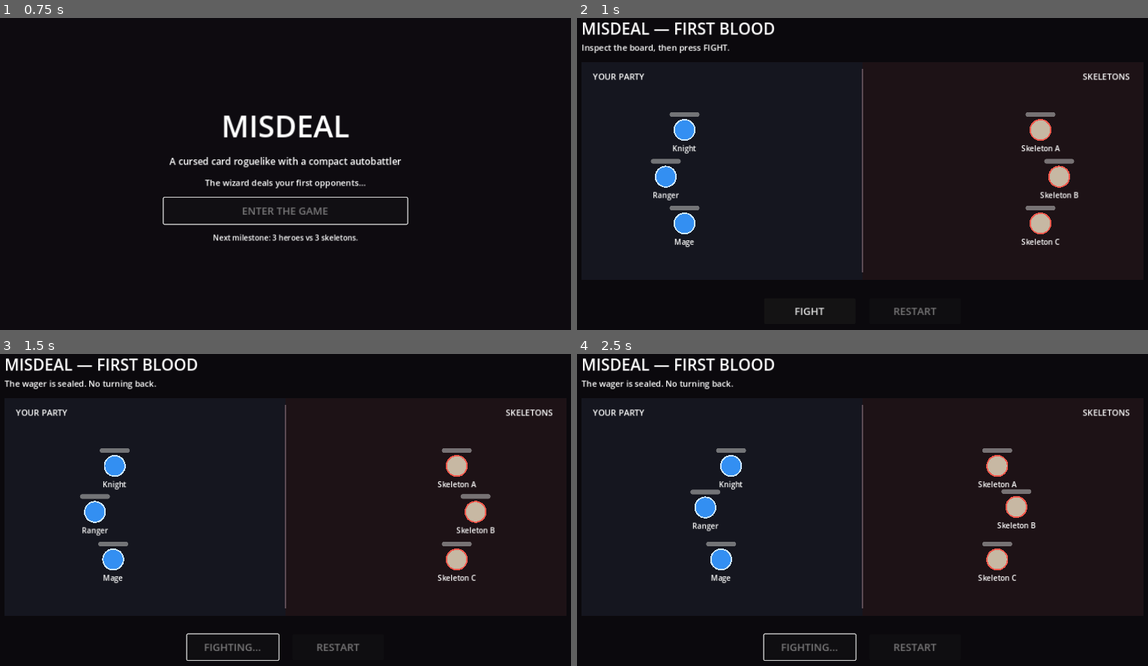
Above: before the commit, frames 1-4 (two rows, left to right).
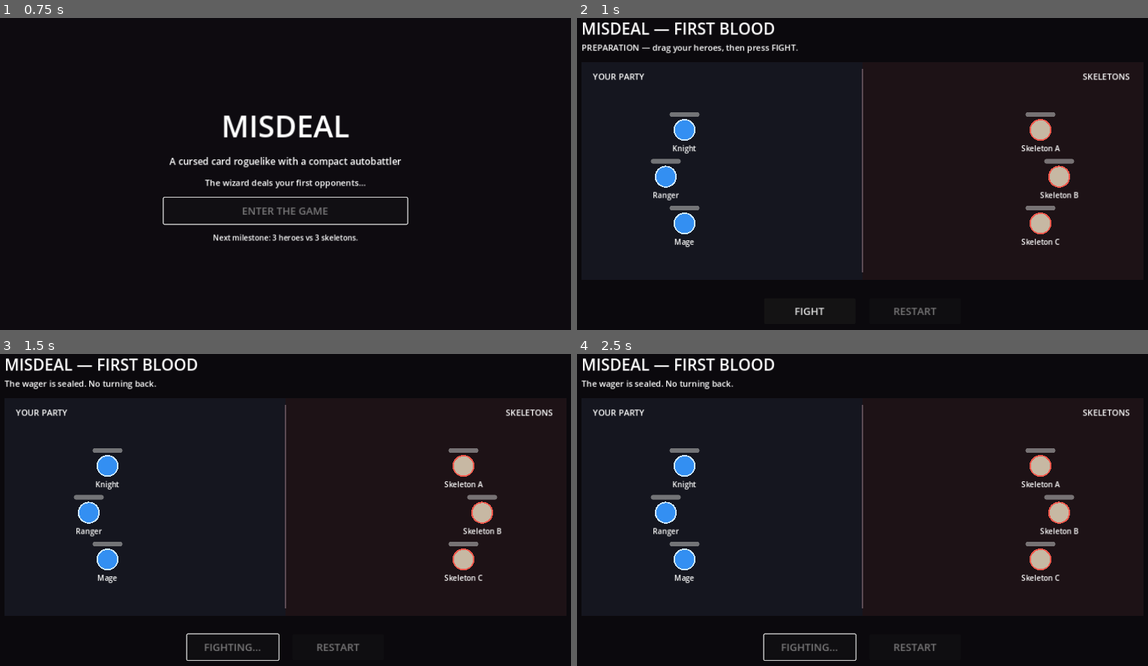
Above: after the commit, the same moments.

Repository: zampolit73/Misdeal
Game: Godot game, scene res://scenes/main/main.tscn
Same seed, same stepped clock (60 frames per second), same inputs: the game is played once before the commit and once after it.
Inputs (mouse positions are in pixels of both pictures, inside the frame that each line leads up to):
- Up to frame 1 (0.75 s): click "ENTER THE GAME" at 0.5 s
- Up to frame 2 (1 s): no input
- Up to frame 3 (1.5 s): click "FIGHT" at 1.25 s
- Up to frame 4 (2.5 s): move the mouse to (993, 494) at 2.02 s; click (993, 494) at 2.17 s

Frame 1 is identical in both runs. In frame 2, 0.6% of the frame differs, in the area x 1-39%, y 8-12%; in frame 3, 2.0%; in frame 4, 4.4%, in the area x 12-88%, y 30-74%.
Error after the commit: Invalid assignment of property or key 'visible' with value of type 'bool' on a base object of type 'null instance'. (res://scripts/battle/battle.gd:59)

Commit message:
Add battle preparation phase

Diff:
--- a/scripts/battle/battle.gd
+++ b/scripts/battle/battle.gd
@@ -1,12 +1,14 @@
 extends Control
 
 const UNIT_SCENE := preload("res://scenes/battle/unit.tscn")
+const PLAYER_PLACEMENT_BOUNDS := Rect2(Vector2(35, 70), Vector2(525, 340))
 
 @onready var units_layer: Node2D = $UnitsLayer
 @onready var status_label: Label = $Status
 @onready var fight_button: Button = $FightButton
 @onready var restart_button: Button = $RestartButton
 @onready var result_label: Label = $Result
+@onready var placement_hint: Label = $PlacementHint
 
 var units: Array[BattleUnit] = []
 var combat_started := false
@@ -17,6 +19,7 @@
 	restart_button.pressed.connect(_on_restart_pressed)
 	restart_button.disabled = true
 	_spawn_test_encounter()
+	_begin_preparation_phase()
 
 func _spawn_test_encounter() -> void:
 	_spawn_unit("Knight", 0, Vector2(220, 145), 150.0, 18.0, 0.90, 56.0, 84.0)
@@ -47,8 +50,20 @@
 	unit.move_speed = speed
 	unit.position = spawn_position
 	unit.died.connect(_on_unit_died)
+	unit.placement_rejected.connect(_on_placement_rejected)
 	units_layer.add_child(unit)
 	units.append(unit)
+
+func _begin_preparation_phase() -> void:
+	status_label.text = "PREPARATION — drag your heroes, then press FIGHT."
+	placement_hint.visible = true
+
+	for unit in units:
+		if unit.team == 0:
+			unit.enable_placement(PLAYER_PLACEMENT_BOUNDS)
+
+func _on_placement_rejected(unit: BattleUnit) -> void:
+	status_label.text = "%s cannot be placed on top of another hero." % unit.display_name
 
 func _on_fight_pressed() -> void:
 	if combat_started or battle_finished:
@@ -58,6 +73,7 @@
 	fight_button.disabled = true
 	fight_button.text = "FIGHTING..."
 	status_label.text = "The wager is sealed. No turning back."
+	placement_hint.visible = false
 
 	for unit in units:
 		if unit.alive:
@@ -88,6 +104,7 @@
 
 	for unit in units:
 		unit.combat_started = false
+		unit.disable_placement()
 
 	if player_won:
 		result_label.text = "VICTORY\nThe wizard looks mildly annoyed."
